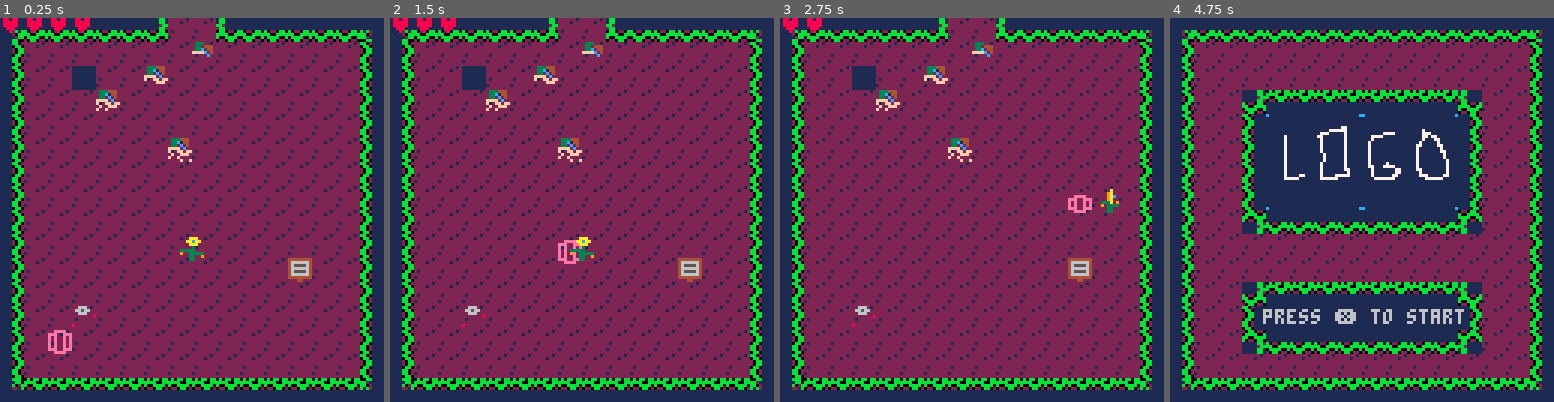
Above: before the commit, frames 1-4 (left to right).
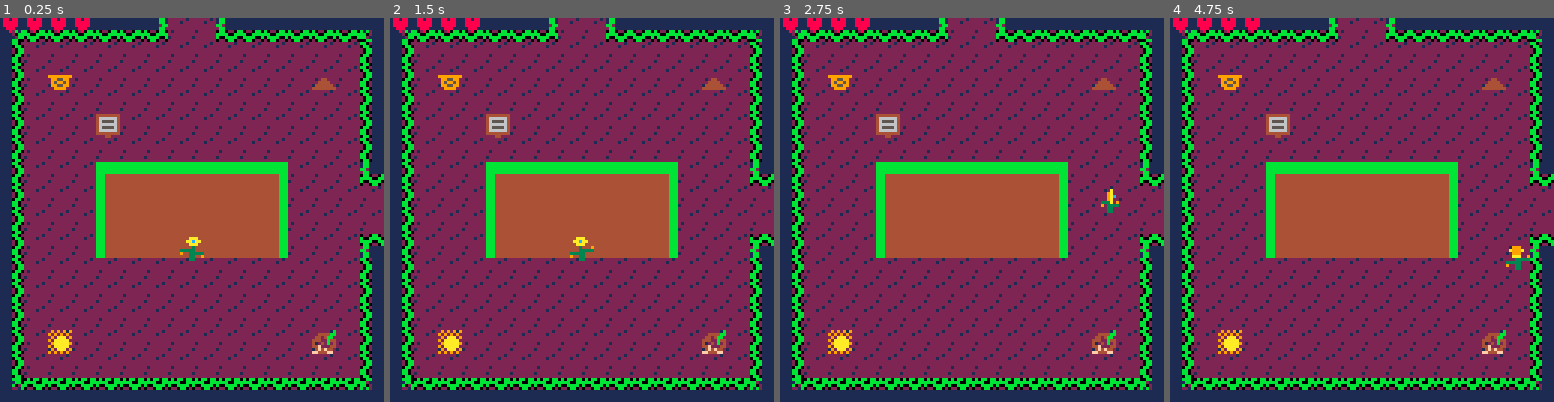
Above: after the commit, the same moments.

Repository: acwright/PICO-8
Game: PICO-8 cartridge ldjam/ldjam.p8
Two runs of this game, one before a commit and one after it. Both use one fixed random seed, a clock stepped at 60 frames per second and the inputs below.
Inputs:
- Up to frame 1 (0.25 s): no input
- Up to frame 2 (1.5 s): tap X (X key) at 0.33, 1.07 s; tap O (Z key) at 0.7 s
- Up to frame 3 (2.75 s): hold Right 1.6-2.1 s; tap O (Z key) at 1.7, 2.1, 2.5 s; tap X (X key) at 1.85 s; hold Up 2.15-2.42 s; hold Right from 2.47 s (still down)
- Up to frame 4 (4.75 s): tap O (Z key) every 0.4 s from 2.9 to 4.5 s; tap X (X key) at 2.97, 4.08 s; release Right at 3.03 s; hold Left 3.08-3.58 s; hold Down 3.63-3.97 s; hold Right 4.02-4.68 s; hold Up from 4.73 s (still down)

The runs differ from the first frame. In frame 1, 16% of the frame differs, in the area x 12-100%, y 6-88%; in frame 2, 16%; in frame 3, 17%; in frame 4, 40%, in the area x 0-100%, y 0-88%.

Commit message:
winning animation

Diff:
--- a/ldjam/ldjam.p8
+++ b/ldjam/ldjam.p8
@@ -62,7 +62,7 @@
 
 function init_game()
 	rooms=init_rooms()
-	room=rooms[19]
+	room=rooms[5]
 
 	player=init_player()
 	game.update=update_game
@@ -235,10 +235,15 @@
 		rest_period=20,
 		locked=false,
 		collectables=0,
+		winning=false,
+		winning_timer=60,
 		holding={left=0,right=0,up=0,down=0},
 		update=function(self)
-			--death
+			local lx=self.x
+			local ly=self.y
+
 			if self.health<=0 then
+				-- dying
 				if self.o_sprite==44 then
 					if self.sprite<47 then
 						if self.timer<=0 then
@@ -255,11 +260,17 @@
 					self.frame=0
 					self.timer=timer
 				end
+			elseif self.winning then
+				-- winning
+				-- self.o_sprite=24
+				if self.x < 60 then self.x+=self.v elseif self.x>60 then self.x-=self.v end
+				if self.y < 62 then self.y+=self.v elseif self.y>62 then self.y-=self.v end
+				if (self.x==60 and self.y==62) then
+					self.o_sprite=24
+					if (self.winning_timer<=0) init_credits()
+					self.winning_timer-=1
+				end
 			else
-
-				local lx=self.x
-				local ly=self.y
-
 				--left
 				if btn(0) then
 					self.x-=self.v
@@ -314,7 +325,7 @@
 					self.o_sprite=28
 					self.flip_y=false
 				elseif (self.holding.down>0) then
-					--updown
+					--down
 					self.o_sprite=24
 					self.flip_y=false
 				end
@@ -325,12 +336,6 @@
 					self.o_sprite=24
 					if (self.holding.left==0 and self.holding.right==0 and self.holding.up==0 and self.holding.down==0) self.locked=false
 				end
-				-- sprite_timer
-				if (self.sprite_timer<=0) self.sprite_timer=timer self.sprite_frame+=1
-				self.sprite_timer-=1
-				--sprite_frame
-				if (self.sprite_frame>3) self.sprite_frame=0
-				self.sprite=self.o_sprite+self.sprite_frame
 
 				--effects
 				--switch
@@ -357,9 +362,7 @@
 					self.y+=2
 				end
 				--objective
-				if hit(self,5) then
-					if (self.collectables==4) init_credits()
-				end
+				if (hit(self,5) and self.collectables==4) self.winning=true
 
 				--rooms
 				if self.x<-8 then
@@ -439,6 +442,12 @@
 					if (self.rest==self.rest_period) self.energy+=1 self.rest=0
 				end
 			end
+			-- sprite_timer
+			if (self.sprite_timer<=0) self.sprite_timer=timer self.sprite_frame+=1
+			self.sprite_timer-=1
+			--sprite_frame
+			if (self.sprite_frame>3) self.sprite_frame=0
+			self.sprite=self.o_sprite+self.sprite_frame
 		end,
 		draw=function(self)
 			spr(self.sprite,self.x,self.y,1,1,self.flip_x,self.flip_y)
@@ -507,7 +516,7 @@
 			-- self.y+=self.vy
 			-- if(mhit(room.mapn,self,1)) self.vx=-self.vx self.vy=-self.vy
 
-			--ai
+			-- ai
 			local lx=self.x
 			local ly=self.y
 
